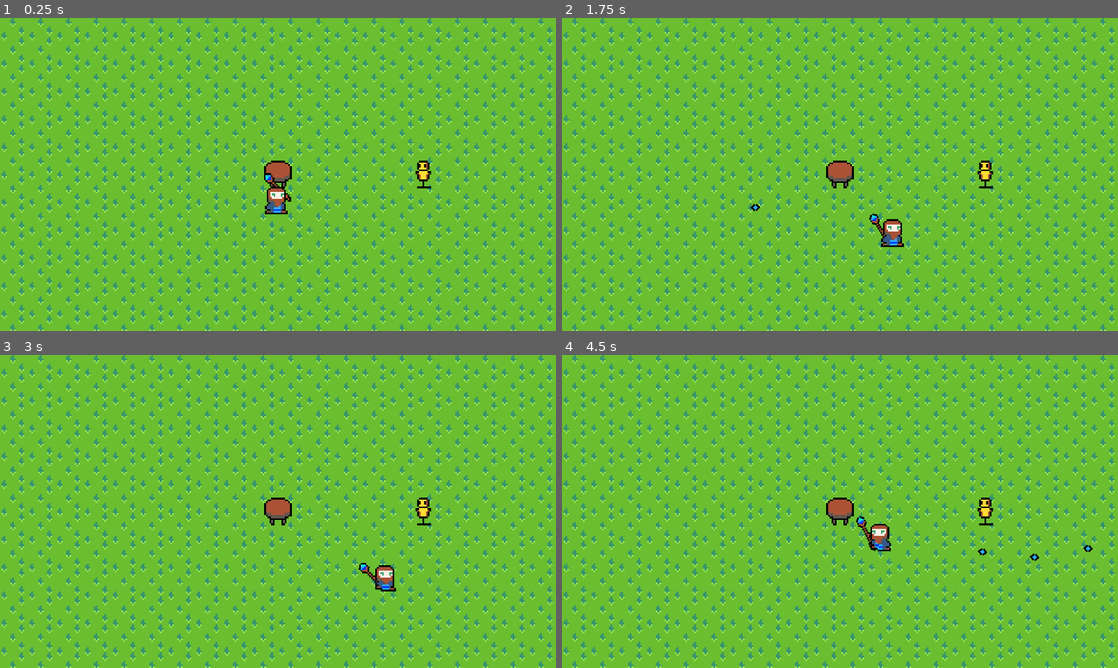
Above: before the commit, frames 1-4 (two rows, left to right).
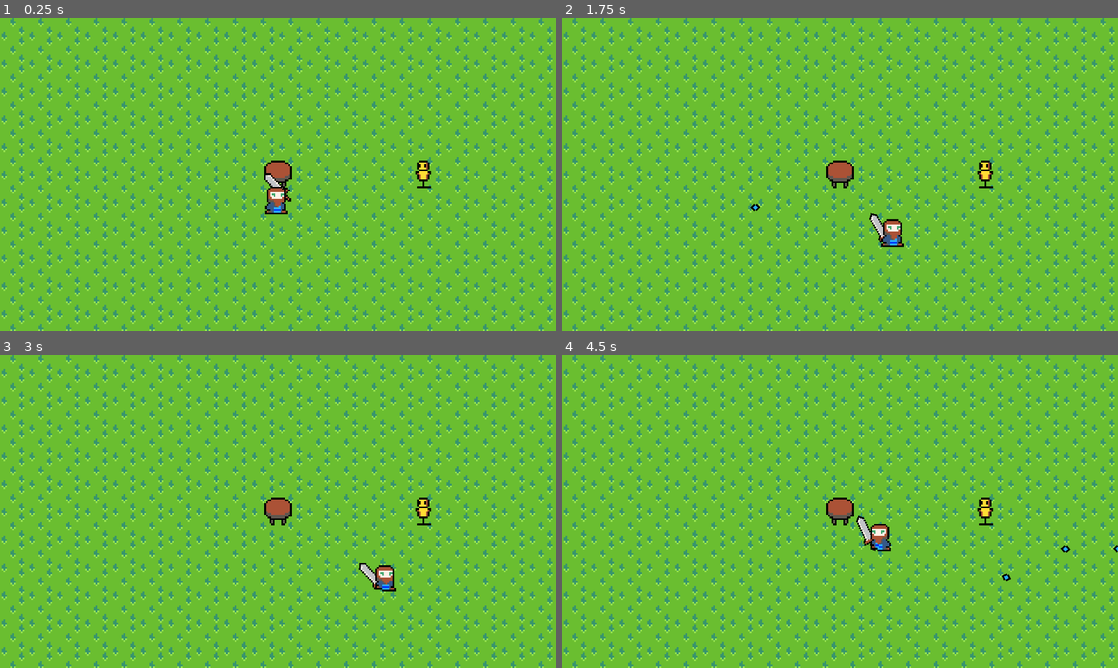
Above: after the commit, the same moments.

Repository: Ratoluz/SwordChanter
Game: Godot game, scene res://Objects/main.tscn
Same seed, same stepped clock (60 frames per second), same inputs: the game is played once before the commit and once after it.
Inputs (mouse positions are in pixels of both pictures, inside the frame that each line leads up to):
- Up to frame 1 (0.25 s): no input
- Up to frame 2 (1.75 s): tap Enter at 0.5 s; move the mouse to (962, 158) at 0.52 s; hold D (Move_Right) 0.53-1.28 s; tap Space (Change_Weapon) at 0.6, 1.55 s; move the mouse to (728, 190) at 1.27 s; hold S (Move_Down) from 1.28 s (still down); click (728, 190) at 1.35 s
- Up to frame 3 (3 s): move the mouse to (333, 442) at 2.02 s; release S (Move_Down) at 2.03 s; hold D (Move_Right) 2.03-2.78 s; tap Space (Change_Weapon) at 2.1, 2.85 s; move the mouse to (250, 574) at 2.77 s; hold W (Move_Up) from 2.78 s (still down)
- Up to frame 4 (4.5 s): move the mouse to (1006, 558) at 3.52 s; release W (Move_Up) at 3.53 s; press the mouse at (1006, 558) at 3.53 s; hold A (Move_Left) from 3.53 s (still down); tap Space (Change_Weapon) at 3.8, 4.35 s; move the mouse to (673, 464) at 4.27 s; release the mouse at (673, 464) at 4.28 s

The runs differ from the first frame. In frame 1, less than 0.1% of the frame differs, in the area x 47-53%, y 50-58%; in frame 2, 0.1%; in frame 3, 0.1%; in frame 4, 0.3%, in the area x 53-100%, y 51-73%.

Commit message:
Space changes weapon

Diff:
--- a/Scripts/projectile.gd
+++ b/Scripts/projectile.gd
@@ -13,7 +13,7 @@
 	angle += angle_offset
 	rotation = angle + deg_to_rad(45)
 
-func _ready() -> void:
+func _init() -> void:
 	area_shape_entered.connect(_on_area_shape_entered)
 
 func _move(delta):
--- a/Scripts/weapon_list.gd
+++ b/Scripts/weapon_list.gd
@@ -1,18 +1,25 @@
 extends Node
 
-var weapons: Array = []
+var weapons = {}
+var keys = []
+func load_weapons():
+	weapons['swordObject'] = load('res://Objects/Weapons/Tier1/swordObject.tscn')
+	weapons['waterWandObject'] = load('res://Objects/Weapons/Tier1/waterWandObject.tscn')
+	keys = weapons.keys()
+	print(keys)
 
-func load_weapons():
-	weapons.append(load('res://Objects/Weapons/Tier1/swordObject.tscn'))
-	weapons.append(load('res://Objects/Weapons/Tier1/waterWandObject.tscn'))
+func key_to_keyindex(key):
+	for i in keys.size():
+		if key == keys[i]:
+			return i
+	return -1
 
-func name_to_index(name):
-	for i in weapons.size():
-		var tempWeapon = weapons[i].instantiate()
-		add_child(tempWeapon)
-		print(tempWeapon.weapon.weapon_name)
-		if name == tempWeapon.weapon.weapon_name:
-			tempWeapon.queue_free()
-			return i
-		tempWeapon.queue_free()
-	return -1
+func give_next_keyindex(index):
+	print(index)
+	print(keys.size())
+	if index >= keys.size() - 1:
+		return 0
+	return index + 1
+
+#func name_to_index(name):
+#	for i in weapons.size():
--- a/Scripts/weapon_manager.gd
+++ b/Scripts/weapon_manager.gd
@@ -1,6 +1,7 @@
 extends Node2D
 
 var currentWeapon: Node
+var current_weapon_key
 var distanceFromPlayer: float = 45
 var firstScale: float
 var angle: float
@@ -12,23 +13,24 @@
 	player = $/root/Main/Player
 	weapon_array = $WeaponArray
 	weapon_array.load_weapons()
-	equip_weapon(weapon_array.weapons[1])
+	equip_weapon('swordObject')
 
 func assign_references(some_weapon):
 	some_weapon.timer = $Timer
 	some_weapon.weapon_manager = self
 
-func equip_weapon(some_weapon):
+func equip_weapon(key):
 	if currentWeapon != null:
 		currentWeapon.queue_free()
-
-	currentWeapon = some_weapon.instantiate()
+	current_weapon_key = key
+	currentWeapon = weapon_array.weapons[key].instantiate()
 	add_child(currentWeapon)
 	firstScale = currentWeapon.scale.x
 
 func _next_weapon_by_space():
 	if Input.is_action_just_pressed("Change_Weapon"):
-		print(weapon_array.name_to_index(currentWeapon.weapon.weapon_name))
+		var currnet_key_index = weapon_array.key_to_keyindex(current_weapon_key)
+		equip_weapon(weapon_array.keys[weapon_array.give_next_keyindex(currnet_key_index)])
 
 func _flip_weapon():
 	var mousePos = get_global_mouse_position()
